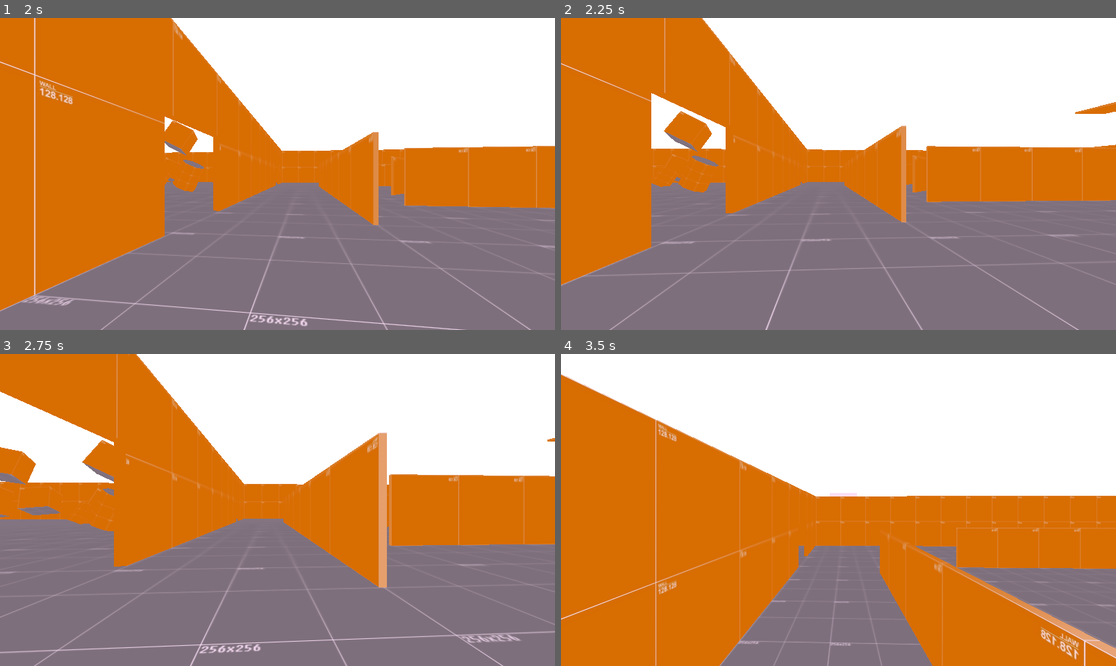
Above: before the commit, frames 1-4 (two rows, left to right).
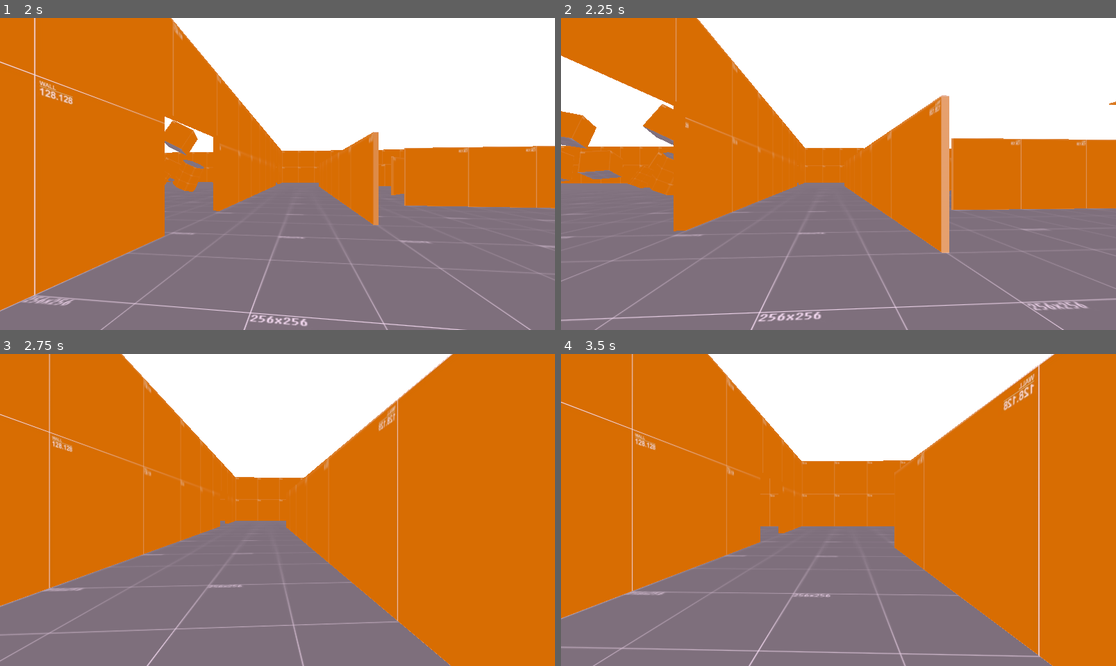
Above: after the commit, the same moments.

Repository: Liloslash/CocoonstrikeV2
Game: Godot game, scene res://world.tscn
The game is run twice, just before and just after one commit, with the same random seed, the same clock (stepped at 60 frames per second) and the same inputs.
Inputs (mouse positions are in pixels of both pictures, inside the frame that each line leads up to):
- Up to frame 1 (2 s): tap Enter at 0.5 s; move the mouse to (305, 174) at 0.52 s; hold Space (jump) 0.53-1.28 s; hold W (up) from 0.53 s (still down); move the mouse to (249, 174) at 1.27 s; tap Space (jump) at 1.35, 1.52, 1.82 s
- Up to frame 2 (2.25 s): keep holding W (up); move the mouse to (849, 167) at 2.02 s; hold Space (jump) from 2.03 s (still down)
- Up to frame 3 (2.75 s): keep holding W (up); keep holding Space (jump)
- Up to frame 4 (3.5 s): keep holding W (up); move the mouse to (832, 516) at 2.77 s; release Space (jump) at 2.78 s; tap Space (jump) at 2.85, 3.02, 3.32 s

Frame 1 is identical in both runs. In frame 2, 18% of the frame differs, in the area x 0-100%, y 0-100%; in frame 3, 35%; in frame 4, 47%.

Commit message:
Add minimum time before slam configuration and update player scene

Diff:
--- a/Player/player.gd
+++ b/Player/player.gd
@@ -7,6 +7,7 @@
 @export var acceleration_duration: float = 0.5  # Temps pour atteindre la vitesse maximale
 @export var slam_velocity: float = -25.0  # Vitesse verticale pour l'écrasement
 @export var freeze_duration_after_slam: float = 0.5  # Durée du freeze après un écrasement (en secondes)
+@export var min_time_before_slam: float = 0.3  # Temps minimum après le saut avant de pouvoir écraser (en secondes)
 
 # --- Variables internes ---
 var current_speed: float = 0.0  # Vitesse actuelle (0 à max_speed)
@@ -16,6 +17,7 @@
 var is_slamming: bool = false  # Indique si le personnage est en train d'effectuer un écrasement
 var is_frozen: bool = false  # Indique si le personnage est gelé après un écrasement
 var freeze_timer: float = 0.0  # Temps restant pour le freeze
+var jump_time: float = 0.0  # Temps écoulé depuis le début du saut
 
 # --- Gestion des inputs ---
 func _input(event: InputEvent) -> void:
@@ -28,8 +30,9 @@
 	# Saut initial
 	if event.is_action_pressed("jump") and is_on_floor() and !is_frozen:
 		velocity.y = jump_velocity
-	# Déclencher l'écrasement en phase descendante
-	if event.is_action_pressed("jump") and !is_on_floor() and velocity.y < 0 and can_slam and !is_slamming and !is_frozen:
+		jump_time = 0.0  # Réinitialise le temps de saut au début d'un nouveau saut
+	# Déclencher l'écrasement après un délai minimum depuis le début du saut
+	if event.is_action_pressed("jump") and !is_on_floor() and jump_time >= min_time_before_slam and can_slam and !is_slamming and !is_frozen:
 		is_slamming = true
 		velocity.y = slam_velocity
 
@@ -54,6 +57,7 @@
 	# Appliquer la gravité si le personnage n'est pas au sol
 	if not is_on_floor():
 		velocity.y += get_gravity().y * delta
+		jump_time += delta  # Incrémente le temps de saut tant que le personnage est en l'air
 
 	# Réinitialiser l'état d'écrasement et déclencher le freeze à l'atterrissage
 	if is_on_floor() and is_slamming:
--- a/Player/player.tscn
+++ b/Player/player.tscn
@@ -1,6 +1,20 @@
-[gd_scene load_steps=3 format=3 uid="uid://blpn5lfg8ub4b"]
+[gd_scene load_steps=4 format=3 uid="uid://blpn5lfg8ub4b"]
 
 [ext_resource type="Script" uid="uid://co6b1qlsqhx6s" path="res://Player/player.gd" id="1_v0iea"]
+
+[sub_resource type="GDScript" id="GDScript_l8h54"]
+script/source = "extends Camera3D
+
+
+# Called when the node enters the scene tree for the first time.
+func _ready() -> void:
+	pass # Replace with function body.
+
+
+# Called every frame. 'delta' is the elapsed time since the previous frame.
+func _process(delta: float) -> void:
+	pass
+"
 
 [sub_resource type="CapsuleShape3D" id="CapsuleShape3D_rpqav"]
 
@@ -8,8 +22,10 @@
 script = ExtResource("1_v0iea")
 acceleration_duration = 0.38
 freeze_duration_after_slam = 0.3
+min_time_before_slam = 0.4
 
 [node name="Camera3D" type="Camera3D" parent="."]
+script = SubResource("GDScript_l8h54")
 
 [node name="CollisionShape3D" type="CollisionShape3D" parent="."]
 shape = SubResource("CapsuleShape3D_rpqav")
